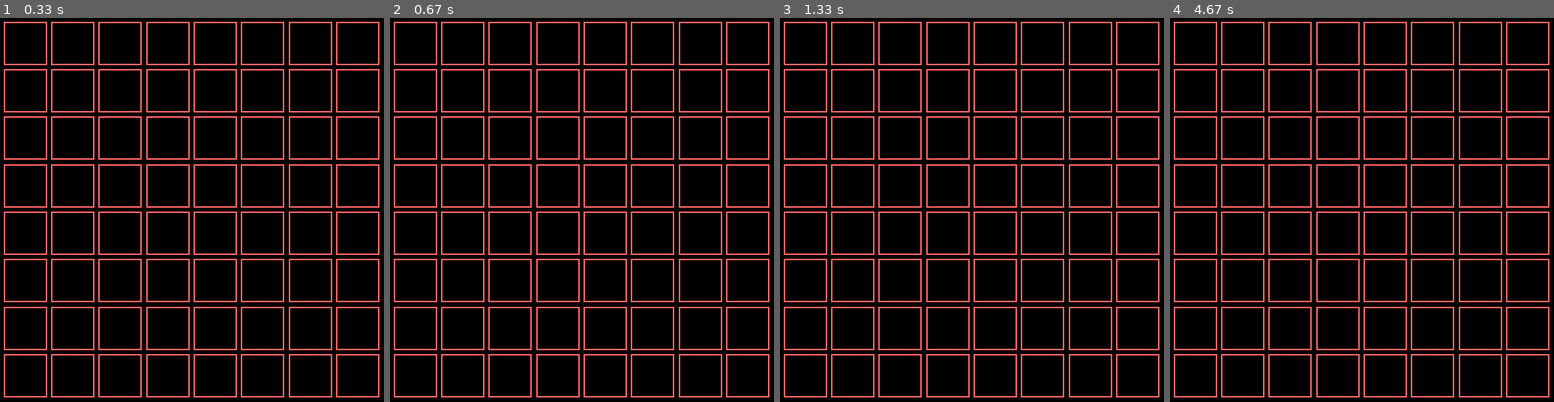
Above: before the commit, frames 1-4 (left to right).
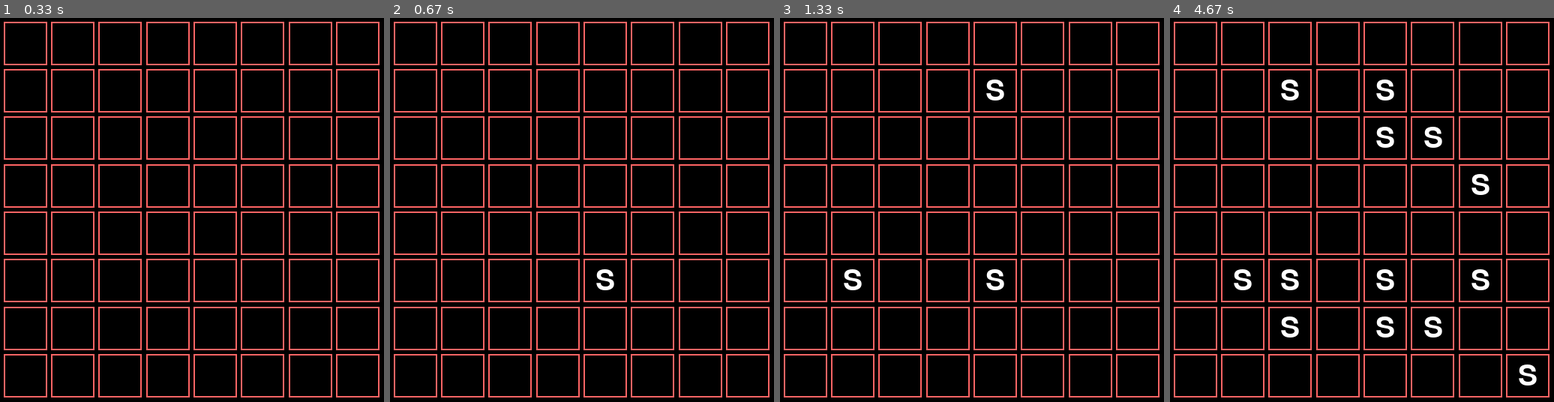
Above: after the commit, the same moments.

Repository: icaru52/sos-project-python
Game: pygame game, started from src/main.py
Two runs of this game, one before a commit and one after it. Both use one fixed random seed, a clock stepped at 60 frames per second and the inputs below.
Inputs (mouse positions are in pixels of both pictures, inside the frame that each line leads up to):
- Up to frame 1 (0.33 s): no input
- Up to frame 2 (0.67 s): press the mouse at (489, 213) at 0.37 s; move the mouse to (555, 256) at 0.47 s; release the mouse at (620, 294) at 0.6 s
- Up to frame 3 (1.33 s): click (852, 298) at 0.72 s; click (979, 79) at 1.05 s
- Up to frame 4 (4.67 s): click (1507, 355) at 1.38 s; click (1300, 83) at 1.72 s; click (1481, 202) at 2.05 s; click (1496, 286) at 2.38 s; click (1269, 279) at 2.72 s; click (1304, 321) at 3.05 s; click (1442, 160) at 3.38 s; click (1385, 317) at 3.72 s; click (1431, 336) at 4.05 s; click (1388, 148) at 4.38 s

Frame 1 is identical in both runs. In frame 2, 0.2% of the frame differs, in the area x 53-59%, y 65-71%; in frame 3, 0.5%; in frame 4, 2.1%, in the area x 16-96%, y 16-96%.

Commit message:
tidied up, goodnight

Diff:
--- a/src/game.py
+++ b/src/game.py
@@ -37,7 +37,7 @@
 
 
 class Game:
-    """"""
+    """GUI for displaying and interacting with SOS game board"""
 
     def __init__(self,
                  window_width:  int = 512,
@@ -106,8 +106,6 @@
                                 if (0 <= cell_x < self.board.num_cols and
                                     0 <= cell_y < self.board.num_rows):
 
-                                    print(cell_x, cell_y)
-
                                     match e.button:
                                         case 1:
                                             if self.board.make_move(cell_x, cell_y, board.Mark.S):
@@ -115,7 +113,6 @@
                                         case 3:
                                             if self.board.make_move(cell_x, cell_y, board.Mark.O):
                                                 self.cells[(cell_y * self.board.num_cols) + cell_x].text = "O"
-
 
             match self.state:
                 case "menu":
--- a/src/main.py
+++ b/src/main.py
@@ -4,42 +4,8 @@
 # Project: 2023 Spring Semester SOS Project
 # Programmer: Ian Rowse <imrnnc@umsystem.edu>
 
-import os, pygame, sys
-import board
+import game
 
 if __name__ == "__main__":
-    os.environ['SDL_VIDEO_CENTERED'] = '1'
-    pygame.init()
-
-    width = 512
-    height = 512
-
-    size = min(width, height)
-    numTiles = 8
-    board = board.Board(numTiles, numTiles)
-    gapSize = size*0.01
-    tileSize = (size - gapSize) / numTiles - gapSize
-
-    screen = pygame.display.set_mode((width, height))
-
-    for i in range(numTiles):
-        for j in range(numTiles):
-            tileX = (width - size)/2 + gapSize + (tileSize + gapSize)*j
-            tileY = (height - size)/2 + gapSize + (tileSize + gapSize)*i
-            pygame.draw.rect(screen, (255, 100, 100), [tileX, tileY,
-                                                       tileSize, tileSize], 2)
-    running = True
-
-    while running:
-        for e in pygame.event.get():
-            match e.type:
-
-                case pygame.QUIT:
-                    running = False
-
-                case pygame.KEYDOWN:
-                    keys = pygame.key.get_pressed()
-                    if keys[pygame.K_q] or keys[pygame.K_ESCAPE]:
-                        running = False
-
-        pygame.display.update()
+    game = game.Game()
+    game.start()
--- a/src/practicemain.py
+++ /dev/null
@@ -1,29 +0,0 @@
-#!/usr/bin/env python3
-
-# File: testmain.py
-# Project: 2023 Spring Semester SOS Project
-# Programmer: Ian Rowse <imrnnc@umsystem.edu>
-
-from enum import Enum
-from board import Board, Mark
-from game import Game
-
-if __name__ == "__main__":
-    board = Board(8, 8)
-
-    print(board.__repr__())
-
-    board.make_move(0, 0, Mark.S)
-    board.make_move(1, 1, Mark.O)
-    board.make_move(2, 2, Mark.S)
-    board.make_move(0, 1, Mark.O)
-    board.make_move(0, 2, Mark.S)
-    board.make_move(1, 2, Mark.O)
-
-    print(board)
-    #print(board.sos_list)
-    for i in board.sos_list: print(i)
-
-
-    game = Game()
-    game.start()
--- a/test/test_board.py
+++ b/test/test_board.py
@@ -1,11 +1,14 @@
-# File: board.py
+# File: test_board.py
 # Project: 2023 Spring Semester SOS Project
 # Programmer: Ian Rowse <imrnnc@umsystem.edu>
 
+"""tests for the SOS board class"""
+
 import unittest
 import board
 
 class TestMark(unittest.TestCase):
+    """tests for the Mark Enum"""
 
     def test_s_lt_o(self):
         self.assertFalse(board.Mark.S < board.Mark.O)
@@ -36,6 +39,8 @@
 
 
 class TestSOS(unittest.TestCase):
+    """tests for the SOS helper class"""
+
     """
     def test_tuple(self):
         board.SOS((0, 0), (3, 3), 0)
@@ -62,6 +67,7 @@
 
 
 class TestPlayer(unittest.TestCase):
+    """tests for the Player helper class"""
 
     def test_name(self):
         self.assertEqual(board.Player("Test").name, "Test")
@@ -77,6 +83,7 @@
 
 
 class TestBoard(unittest.TestCase):
+    """tests for the core SOS Board class"""
 
     def test_create_board_default_size(self):
         self.assertEqual(board.Board().grid, [board.Mark.EMPTY] * (8 * 8))
@@ -105,7 +112,7 @@
         with self.assertRaises(IndexError):
             test_board.players[2]
 
-    def test_create_board_default_players(self):
+    def test_create_board_three_players(self):
         test_board = board.Board(8, 8, [board.Player("Tom",    60),
                                         board.Player("Dick",  120),
                                         board.Player("Harry", 180)])
@@ -277,5 +284,5 @@
     """
 
 
-if __name__ == '__main__':
+if __name__ == "__main__":
     unittest.main()
--- a/test/test_game.py
+++ b/test/test_game.py
@@ -1,5 +1,6 @@
-# File: game.py
+# File: test_game.py
 # Project: 2023 Spring Semester SOS Project
 # Programmer: Ian Rowse <imrnnc@umsystem.edu>
 
 import unittest
+import game
